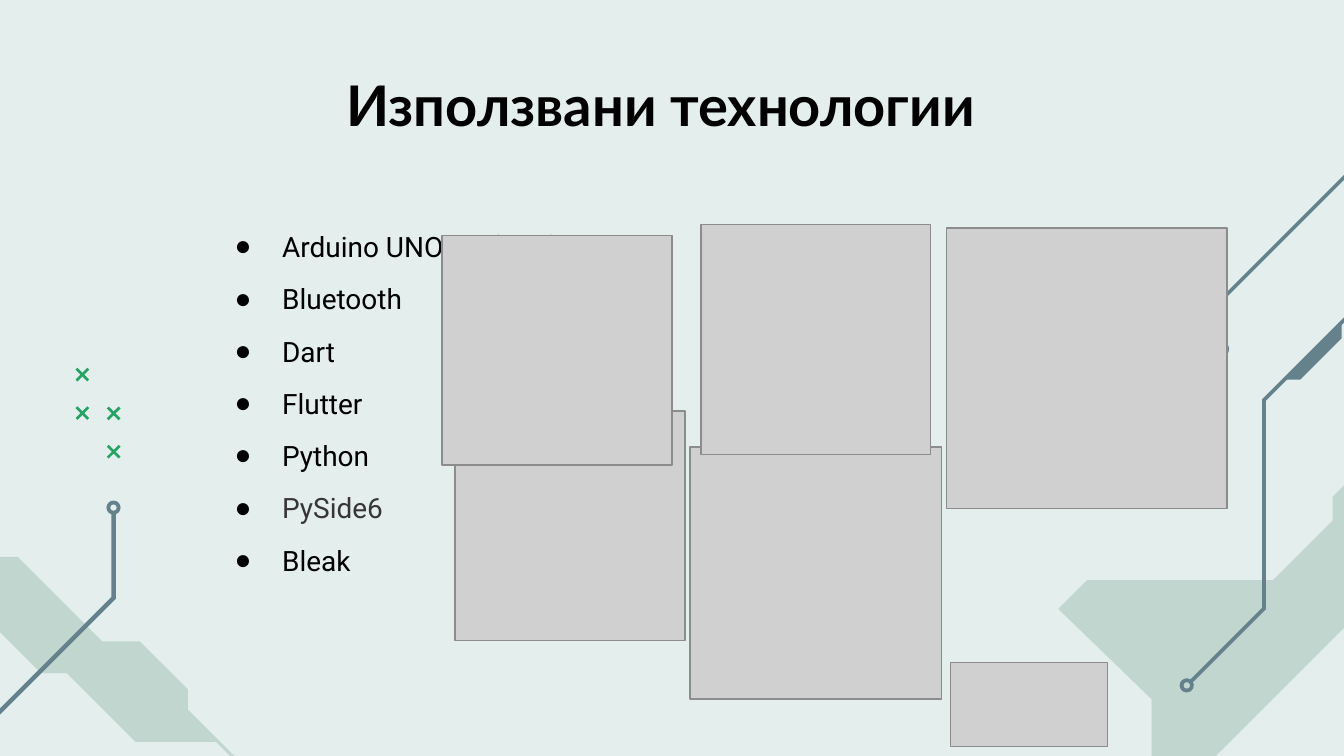
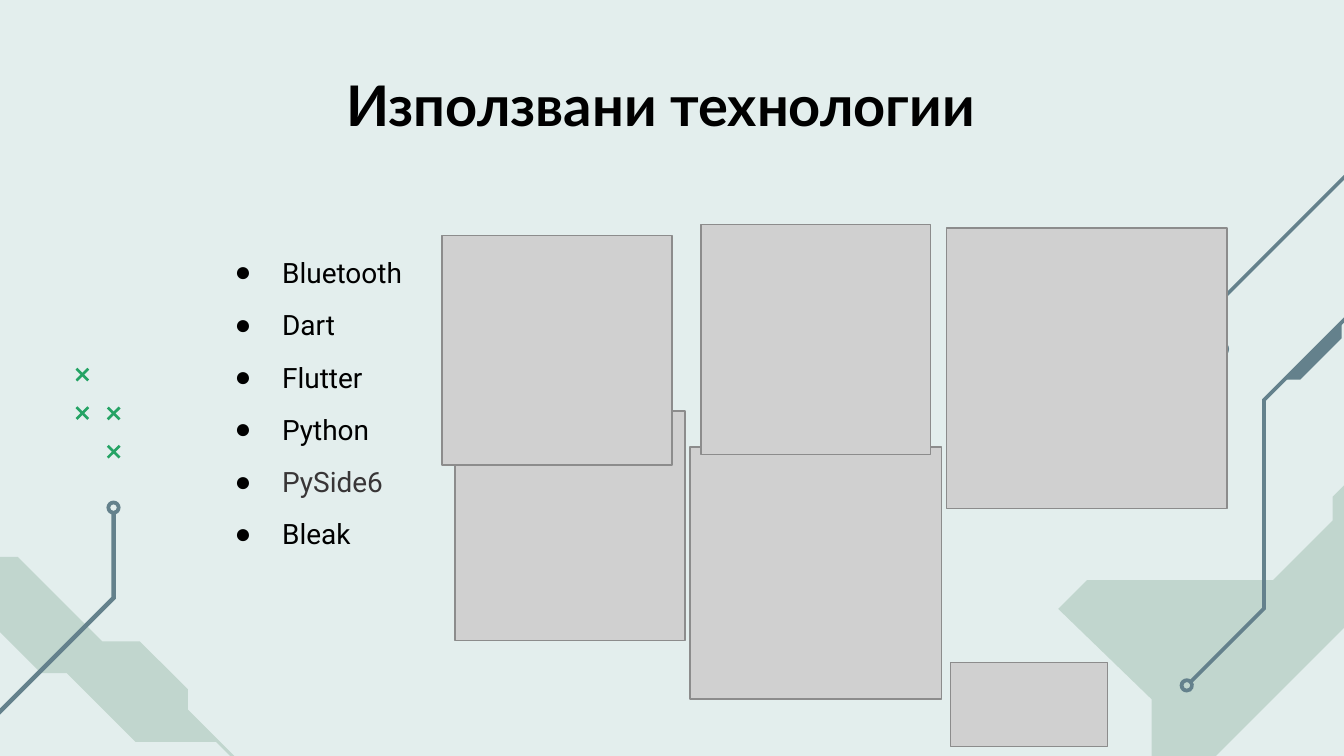
Before and after one commit to DunevTsvetomir/HACKTUES11, a slide deck: slide 7 of Smart Mat.pptx. Drawn at 1344x756 pixels with LibreOffice and Linux fonts; fonts in the diff are those of the drawing; grey boxes stand for pictures. Boxes give left, top, right and bottom in pixels: in the first picture for what was removed or moved away, otherwise in the second. Text is boxed around its words. In the diff, an @@ line names an element or a change of style, - is before the commit and + after.

Commit message:
Fixed presentation

```diff
--- a/Smart Mat.pptx
+++ b/Smart Mat.pptx
@@ text at box(282, 235, 559, 264): paragraph removed @@
-● Arduino UNO R3 (C++)
```
Also in this commit, not shown: 1 slide removed.
